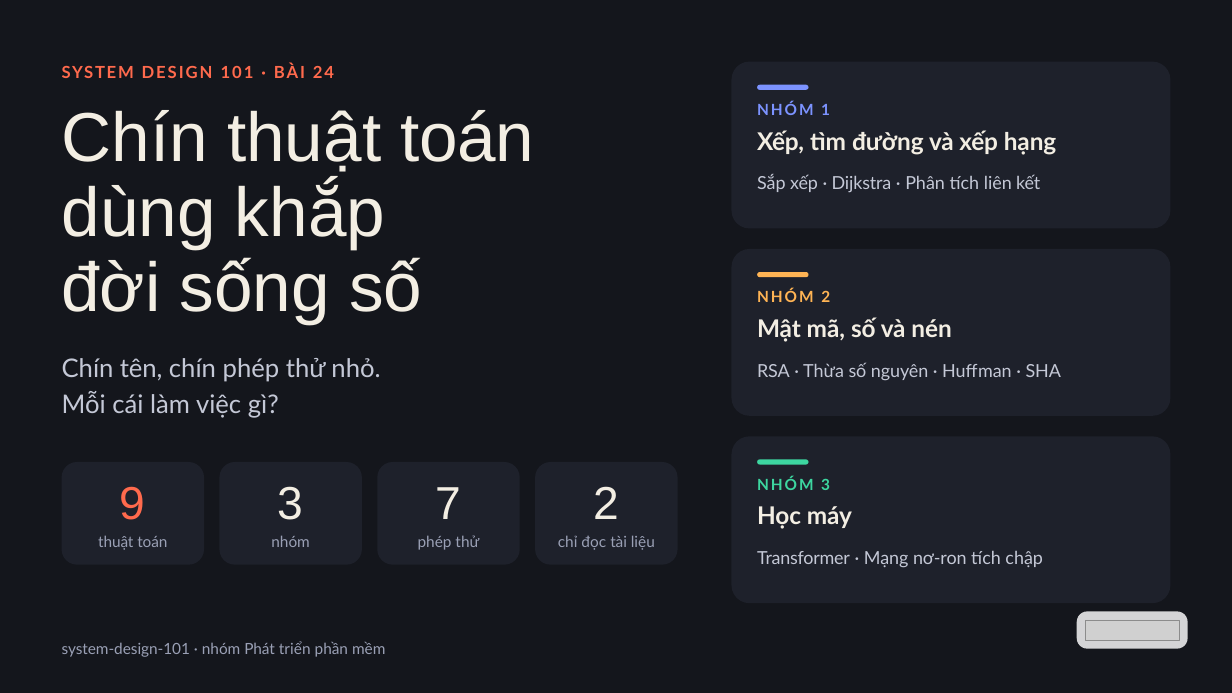
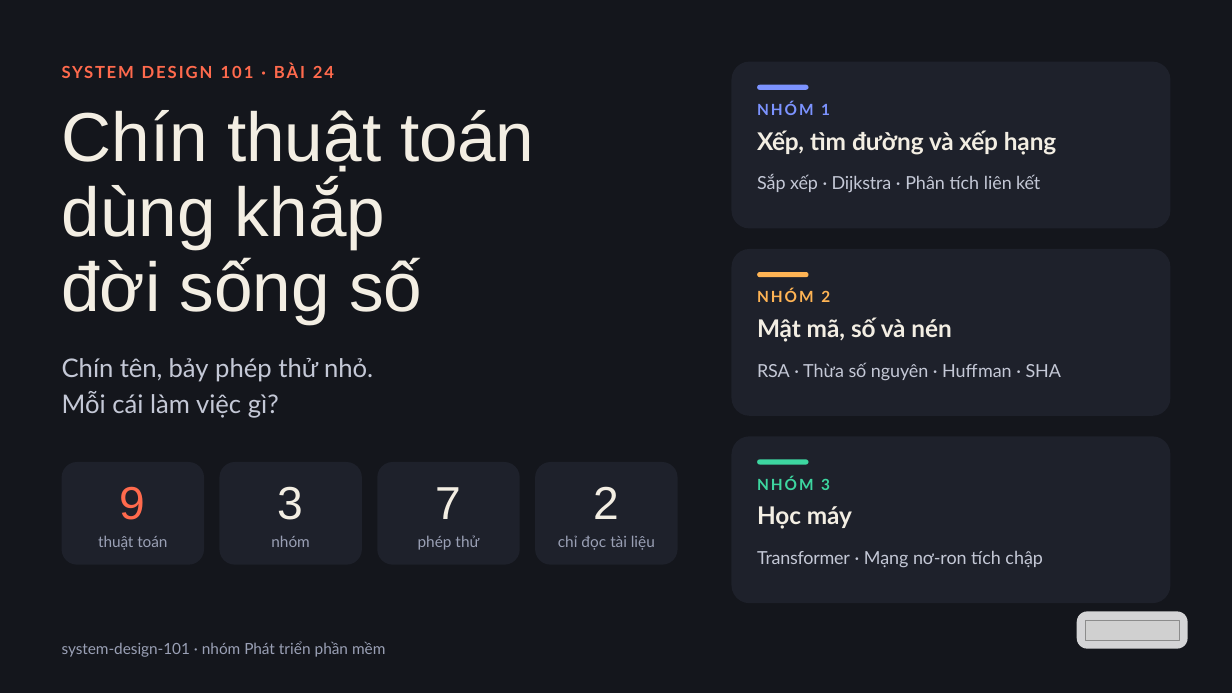
Before and after one commit to vohoailinh90/tool-marketing-studio, a slide deck: slide 1 of system-design-101/vi/lessons/sd-10-024/slides/sd-10-024.pptx. Drawn at 1232x693 pixels with LibreOffice and Linux fonts; fonts in the diff are those of the drawing; grey boxes stand for pictures. Boxes give left, top, right and bottom in pixels: in the first picture for what was removed or moved away, otherwise in the second. Text is boxed around its words. In the diff, an @@ line names an element or a change of style, - is before the commit and + after.

```diff
--- a/system-design-101/vi/lessons/sd-10-024/slides/sd-10-024.pptx
+++ b/system-design-101/vi/lessons/sd-10-024/slides/sd-10-024.pptx
@@ text at [62, 358, 373, 382]: text changed @@
-Chín tên, chín phép thử nhỏ.
+Chín tên, bảy phép thử nhỏ.
```
Also in this commit, not shown: 2 other files.
